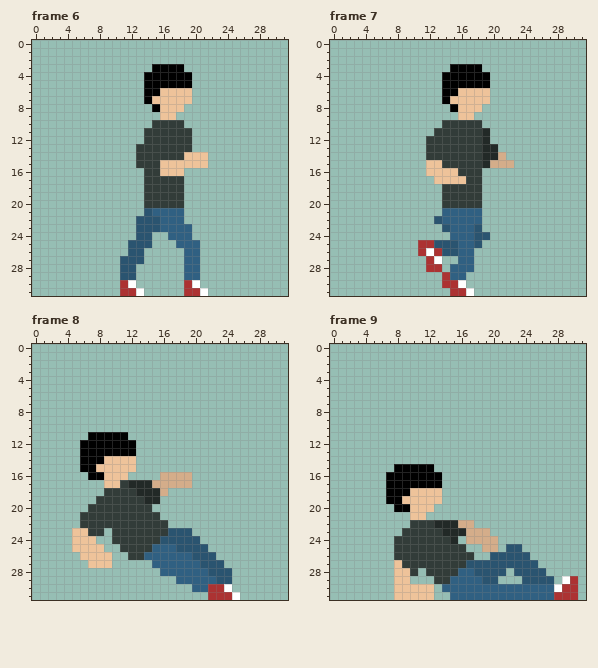
Pixel-art file -- Ready-Run/Assets/Images/Player/PlayerAnim.aseprite. The picture above was drawn from the file before the commit.
32x32 pixels, 20 frames. Shown: frame 6, frame 7, frame 8, frame 9. The commit also changed other frames, which this record leaves out.
And afterwards:
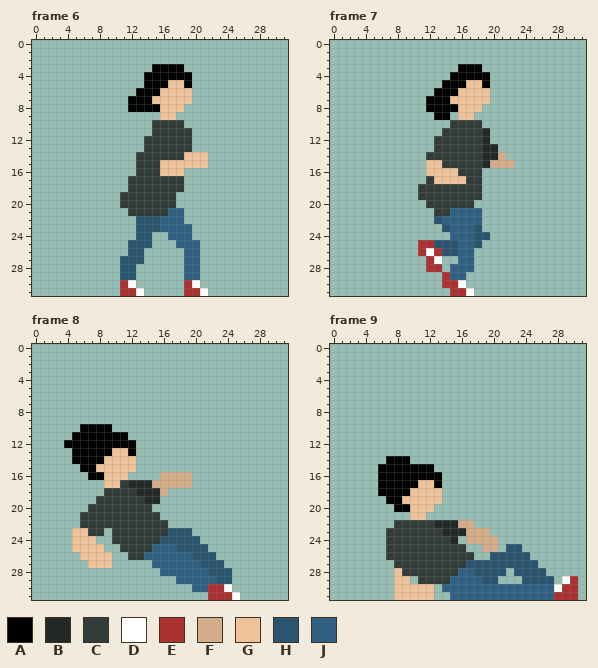
Palette (. is transparent): A #000000  B #222927  C #323c39  D #ffffff  E #ac3232  F #d4ad8a  G #eec39a  H #2a5470  J #306082
The edit:
Frame 6:
y 5: x 17..18 AA -> GG
y 6: x 13 . -> A
y 7: x 12..13 .. -> AA
y 8: x 12..14 ... -> AAA
y 11: x 14 C -> .
y 13: x 13 C -> .
y 16: x 13 . -> C
y 17..18: x 12..13 .. -> CC
y 19..20: x 11..13 ... -> CCC; x 18 C -> .
y 21: x 12..16 ..HJJ -> CCCCC
Frame 7:
y 3: x 15 A -> .
y 4: x 14 A -> .
y 5: x 17..18 AA -> GG
y 6: x 13 . -> A
y 7: x 12..13 .. -> AA
y 8: x 12..14 ... -> AAA
y 9: x 13..14 .. -> AA
y 10: x 14 C -> .
y 11: x 13 C -> .
y 12..13: x 12 C -> .
y 17: x 12 . -> C
y 18..19: x 11..13 ... -> CCC
y 20: x 12..13 .. -> CC; x 18 C -> .
y 21: x 13..14 .J -> CC
Frame 8:
y 10: x 6..9 .... -> AAAA
y 11: x 5..6 .. -> AA
y 12: x 4..5 .. -> AA
y 13: x 5 . -> A; x 10..11 AA -> GG
y 14: x 5 . -> A
Frame 9:
y 14: x 7..9 ... -> AAA
y 15: x 6..7 .. -> AA
y 16: x 6 . -> A
y 17: x 6 . -> A; x 11..12 AA -> GG
y 18: x 6 . -> A
y 22: x 8..9 .. -> CC
y 23: x 7..8 .. -> CC
y 24..26: x 7 . -> C
y 27: x 8 G -> C
y 28: x 9 G -> C; x 11 . -> C
y 29: x 11..12 .. -> CC
